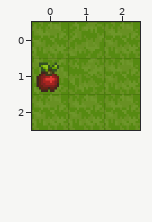
Tiled map, stored at tests/test-assets/maps/player_3x3_at_left.tmx. That is the earlier state.
Cells are 64x64 px. Shown: x 0..2, y 0..2.
After the commit:
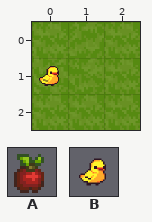
Key: from "!CL_DEMO_64": A 59; from "duck-Sheet": B 0.
_ is an empty cell.
Objects are placed by their top-left corner, in cells (3,4 is the top-left corner of cell 3,4); size is 1x1 cell unless given.
Tiles replaced or removed in this view: A.
The author wrote: Map Updates - Changed all maps to have a player object instead of player tile
Difference:
Changed rows in their new state; . is an unchanged cell.
Layer "Player" (removed):
first column x 0:
1 _
Layer "Traversal" (added):
added: B "Jay" at 0,1
Pixel boxes of the changes (left, top, right, bottom) in both pictures:
changed: (36, 62, 59, 92)
